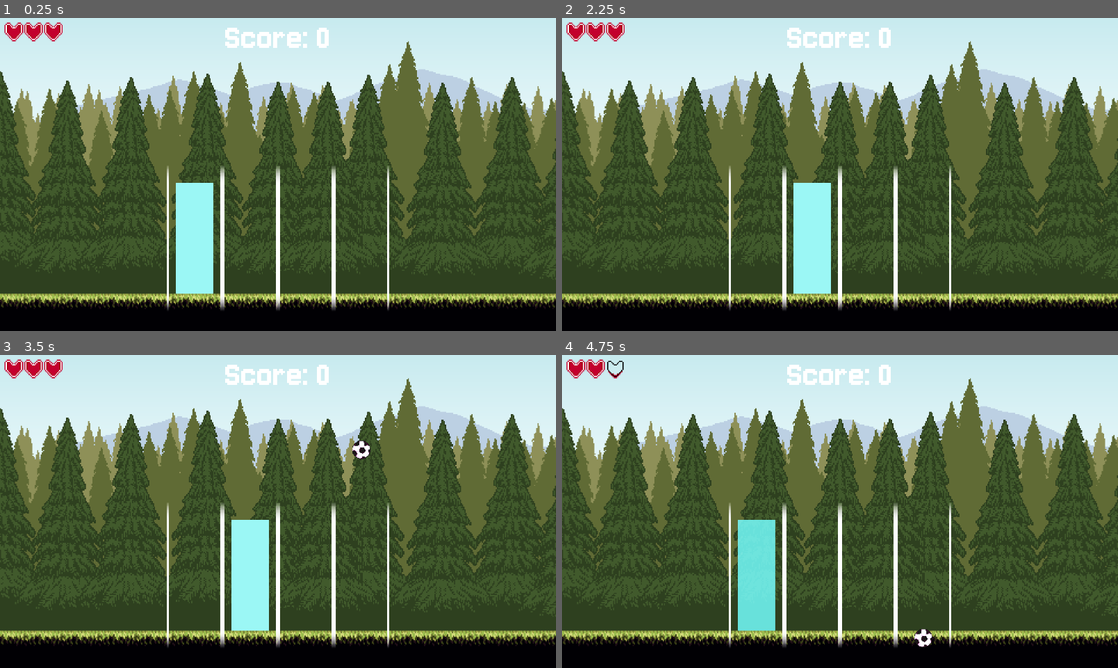
Above: before the commit, frames 1-4 (two rows, left to right).
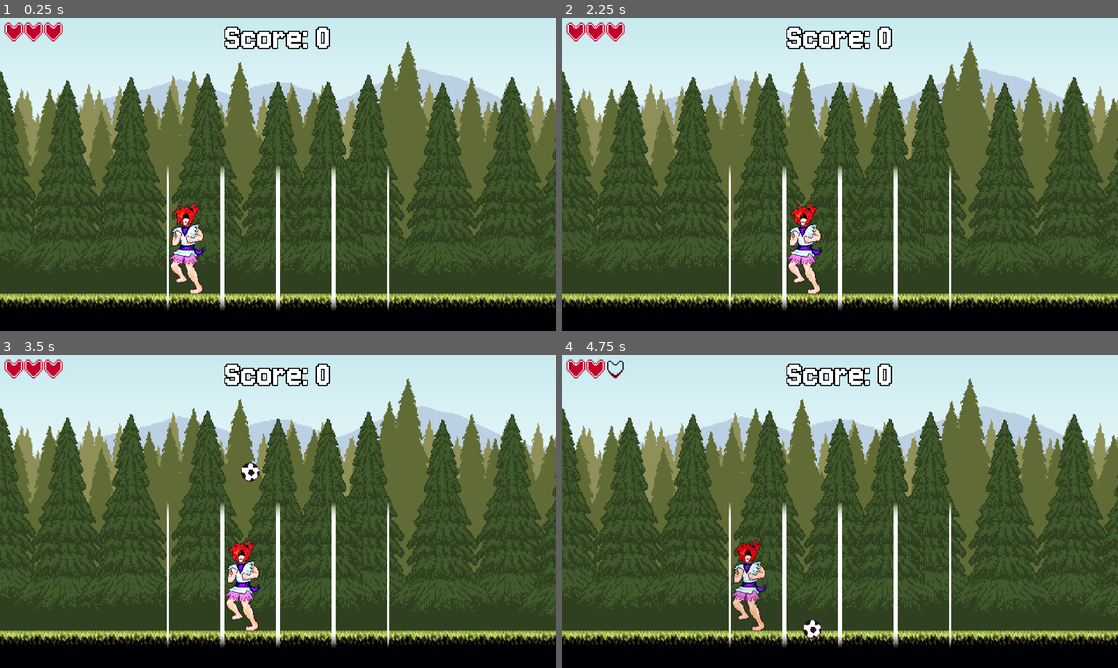
Above: after the commit, the same moments.

Repository: Slicer001/soccer-juggling
Game: Godot game, scene res://juggling_screen/juggling_screen.tscn
The game is run twice, just before and just after one commit, with the same random seed, the same clock (stepped at 60 frames per second) and the same inputs.
Inputs:
- Up to frame 1 (0.25 s): no input
- Up to frame 2 (2.25 s): tap Enter at 0.5, 2 s; hold Right (ui_right) 0.53-1.28 s; tap Space at 1.25 s; hold Left (ui_left) 1.28-2.03 s; hold Right (ui_right) from 2.03 s (still down)
- Up to frame 3 (3.5 s): release Right (ui_right) at 2.78 s; hold Up (ui_up) from 2.78 s (still down)
- Up to frame 4 (4.75 s): release Up (ui_up) at 3.53 s; hold Left (ui_left) from 3.53 s (still down)

The runs differ from the first frame. In frame 1, 2.9% of the frame differs, in the area x 30-60%, y 2-89%; in frame 2, 2.9%; in frame 3, 3.2%; in frame 4, 3.2%, in the area x 30-67%, y 2-94%.

Commit message:
added lanes and new ball types

Diff:
--- a/juggling_screen/ball.gd
+++ b/juggling_screen/ball.gd
@@ -1,7 +1,7 @@
 extends Node2D
 class_name Ball
 
-const GRAVITY := Vector2(0, 9.8)
+const GRAVITY := Vector2(0, 5.0) # Vector2(0, 9.8)
 const WARNING_THRESHOLD := 5
 
 @onready var area_2d: Area2D = $Area2D
@@ -16,7 +16,7 @@
 var moving := true
 var velocity := Vector2.ZERO
 
-var active_lane = 0
+var active_lane = 0 : set = set_active_lane
 
 # Called when the node enters the scene tree for the first time.
 func _ready() -> void:
@@ -25,8 +25,6 @@
 func setup(_juggling_2d: Juggling2D, _active_lane: int) -> void:
 	self.juggling_2d = _juggling_2d
 	self.active_lane = _active_lane
-	self.global_position = Vector2(juggling_2d.get_lane_global_position(active_lane).x, 256.0)
-
 
 # Called every frame. 'delta' is the elapsed time since the previous frame.
 func _physics_process(delta: float) -> void:
@@ -40,6 +38,7 @@
 		warning.show()
 	else:
 		warning.hide()
+
 
 
 func strike(player: Player, striking_force: float) -> void:
@@ -71,13 +70,19 @@
 func take_hit(_player: Player, striking_force: float) -> void:
 	self.velocity = Vector2(0, striking_force * -1)
 
+
+
 func get_points(striking_force: float) -> int:
 	var accuracy = 1.0 - (abs(striking_force - 14.5) / 14.5)
 	#if close enough, give full score
 	if abs(accuracy - 1.0) < 0.05:
 		accuracy = 1.0
-	print(accuracy)
 	return int(accuracy * score_value)
+
+func set_active_lane(value: int) -> void:
+	active_lane = value
+	self.global_position = Vector2(juggling_2d.get_lane_global_position(active_lane).x, 256.0)
+
 
 
 func _on_area_entered(area: Area2D) -> void:
--- /dev/null
+++ b/juggling_screen/balls/stall_ball.gd
@@ -0,0 +1,15 @@
+extends Ball
+class_name StallBall
+
+# Called when the node enters the scene tree for the first time.
+func _ready() -> void:
+	remaining_strikes = 5
+	score_value = 500
+
+
+func take_hit(_player: Player, _striking_force: float) -> void:
+	#if remaining_strikes is even, don't teleport ball
+	self.velocity = Vector2.UP * 5
+	if remaining_strikes % 2 == 1:
+		#teleport ball
+		self.active_lane = randi_range(0, juggling_2d.lanes.size()-1)
--- /dev/null
+++ b/juggling_screen/balls/stall_ball.tscn
@@ -0,0 +1,11 @@
+[gd_scene load_steps=4 format=3 uid="uid://crpcvvsw1iyfs"]
+
+[ext_resource type="PackedScene" uid="uid://dbg6ayu22n5tt" path="res://juggling_screen/ball.tscn" id="1_8s4gg"]
+[ext_resource type="Script" uid="uid://wjn6sdvicavc" path="res://juggling_screen/balls/stall_ball.gd" id="2_1dric"]
+[ext_resource type="Texture2D" uid="uid://dyrs5bpj5vjqc" path="res://sprites/balls/ball_yellow.png" id="3_aq0q1"]
+
+[node name="StallBall" instance=ExtResource("1_8s4gg")]
+script = ExtResource("2_1dric")
+
+[node name="Sprite2D" parent="." index="2"]
+texture = ExtResource("3_aq0q1")
--- /dev/null
+++ b/juggling_screen/balls/strong_ball.gd
@@ -0,0 +1,12 @@
+extends Ball
+
+
+# Called when the node enters the scene tree for the first time.
+func _ready() -> void:
+	remaining_strikes = 4
+	score_value = 400
+
+
+# Called every frame. 'delta' is the elapsed time since the previous frame.
+func _process(_delta: float) -> void:
+	pass
--- /dev/null
+++ b/juggling_screen/balls/strong_ball.tscn
@@ -0,0 +1,11 @@
+[gd_scene load_steps=4 format=3 uid="uid://dh4c1qk7o53tg"]
+
+[ext_resource type="PackedScene" uid="uid://dbg6ayu22n5tt" path="res://juggling_screen/ball.tscn" id="1_qlno7"]
+[ext_resource type="Script" uid="uid://xniv6lfyjqph" path="res://juggling_screen/balls/strong_ball.gd" id="2_6qrqs"]
+[ext_resource type="Texture2D" uid="uid://bwtwqdcvvv6gd" path="res://sprites/balls/ball_pink.png" id="2_jua0j"]
+
+[node name="StrongBall" instance=ExtResource("1_qlno7")]
+script = ExtResource("2_6qrqs")
+
+[node name="Sprite2D" parent="." index="2"]
+texture = ExtResource("2_jua0j")
--- a/juggling_screen/balls/teleport_ball.gd
+++ b/juggling_screen/balls/teleport_ball.gd
@@ -12,4 +12,4 @@
 	player.focused_ball = null
 	#teleport ball
 	self.velocity = Vector2.UP * 5
-	self.position = Vector2((1920 * 0.5)*randf() + 1920*0.25, 256.0)
+	self.active_lane = randi_range(0, juggling_2d.lanes.size()-1)
--- a/juggling_screen/balls/teleport_ball.tscn
+++ b/juggling_screen/balls/teleport_ball.tscn
@@ -8,5 +8,4 @@
 script = ExtResource("2_d3orm")
 
 [node name="Sprite2D" parent="." index="2"]
-self_modulate = Color(3.1025653, 2.1533728, 3.9174905, 1)
 texture = ExtResource("3_1ej2q")
--- a/juggling_screen/juggling_2d.gd
+++ b/juggling_screen/juggling_2d.gd
@@ -4,7 +4,8 @@
 const BALL = preload("uid://dbg6ayu22n5tt")
 const HARD_BALL = preload("uid://dyu8opqkhoqx0")
 const TELEPORT_BALL = preload("uid://bqqs4077a8wyd")
-
+const STRONG_BALL = preload("uid://dh4c1qk7o53tg")
+const STALL_BALL = preload("uid://crpcvvsw1iyfs")
 
 @onready var hud: HUD = $"../HUD"
 @onready var player: Player = $Player
@@ -18,7 +19,7 @@
 var streak := 0
 var balls := []
 
-var ball_timer_length := 3.0 #seconds between ball spawns
+var ball_timer_length := 2.5 #seconds between ball spawns
 var ball_timer: float = ball_timer_length
 
 func _ready() -> void:
@@ -28,7 +29,8 @@
 	ball_timer -= delta * physics_speed
 	if ball_timer <= 0:
 		add_ball()
-		ball_timer = ball_timer_length * pow(0.95, streak)
+		ball_timer = ball_timer_length * pow(0.99, streak)
+		print(ball_timer)
 
 # Starts a game.
 func start_game() -> void:
@@ -38,10 +40,14 @@
 func add_ball() -> void:
 	#choose ball type
 	var ball_type = BALL
-	if randf() < 0.25:
+	if randf() < 0.01 * number_of_strikes and number_of_strikes >= 10:
 		ball_type = HARD_BALL
-	if randf() < 0.1:
+	if randf() < 0.005 * number_of_strikes and number_of_strikes >= 20:
 		ball_type = TELEPORT_BALL
+	if randf() < 0.003 * number_of_strikes and number_of_strikes >= 30:
+		ball_type = STRONG_BALL
+	if randf() < 0.0025 * number_of_strikes and number_of_strikes >= 40:
+		ball_type = STALL_BALL
 	#create ball with random lane
 	var lane = randi_range(0, lanes.size()-1)
 	var new_ball = ball_type.instantiate()
@@ -82,7 +88,6 @@
 
 func get_next_ball_right(current_position: Vector2) -> Ball:
 	var result = null
-	print(balls)
 	for ball in balls:
 		if ball.global_position.x > current_position.x:
 			if result and ball.global_position.x > result.global_position.x:
@@ -92,7 +97,6 @@
 
 func get_next_ball_left(current_position: Vector2) -> Ball:
 	var result = null
-	print(balls)
 	for ball in balls:
 		if ball.global_position.x < current_position.x:
 			if result and ball.global_position.x < result.global_position.x:
@@ -113,3 +117,14 @@
 
 func get_next_lane(current_lane: int, direction: int) -> int:
 	return (current_lane + lanes.size() + direction) % lanes.size()
+
+func get_next_ball(lane: int) -> Ball:
+	var result = null
+	for ball: Ball in balls:
+		if ball.active_lane == lane:
+			if result:
+				if ball.position.y > result.position.y:
+					result = ball
+			else:
+				result = ball
+	return result
--- a/juggling_screen/juggling_screen.tscn
+++ b/juggling_screen/juggling_screen.tscn
@@ -16,6 +16,7 @@
 [ext_resource type="Texture2D" uid="uid://by0nw4l6k8578" path="res://sprites/ui/lane.png" id="10_mdcjv"]
 [ext_resource type="Texture2D" uid="uid://bxt5d6ehypdfp" path="res://sprites/strike_marker.png" id="11_u0x2w"]
 [ext_resource type="Texture2D" uid="uid://djwkestb1fkoo" path="res://sprites/ui/Arrow_Up_Key_Dark.png" id="14_lukk6"]
+[ext_resource type="Texture2D" uid="uid://5rjr13bb3jn1" path="res://sprites/player/player_spritesheet.png" id="16_8tn16"]
 [ext_resource type="Script" uid="uid://dwons01prkgdm" path="res://juggling_screen/hud.gd" id="16_vqhe1"]
 [ext_resource type="Texture2D" uid="uid://bknck7l6ciwpb" path="res://sprites/ui/heart.png" id="17_lukk6"]
 
@@ -24,17 +25,61 @@
 
 [sub_resource type="RectangleShape2D" id="RectangleShape2D_wmf2d"]
 size = Vector2(32, 96)
+
+[sub_resource type="AtlasTexture" id="AtlasTexture_vlbxp"]
+atlas = ExtResource("16_8tn16")
+region = Rect2(0, 0, 109, 157)
+
+[sub_resource type="AtlasTexture" id="AtlasTexture_jnpes"]
+atlas = ExtResource("16_8tn16")
+region = Rect2(0, 0, 109, 157)
+
+[sub_resource type="AtlasTexture" id="AtlasTexture_i31tj"]
+atlas = ExtResource("16_8tn16")
+region = Rect2(109, 0, 109, 157)
+
+[sub_resource type="AtlasTexture" id="AtlasTexture_no3jc"]
+atlas = ExtResource("16_8tn16")
+region = Rect2(218, 0, 109, 157)
+
+[sub_resource type="SpriteFrames" id="SpriteFrames_mdcjv"]
+animations = [{
+"frames": [{
+"duration": 1.0,
+"texture": SubResource("AtlasTexture_vlbxp")
+}],
+"loop": true,
+"name": &"idle",
+"speed": 5.0
+}, {
+"frames": [{
+"duration": 1.0,
+"texture": SubResource("AtlasTexture_jnpes")
+}, {
+"duration": 1.0,
+"texture": SubResource("AtlasTexture_i31tj")
+}, {
+"duration": 1.0,
+"texture": SubResource("AtlasTexture_no3jc")
+}],
+"loop": true,
+"name": &"kick",
+"speed": 5.0
+}]
 
 [sub_resource type="Environment" id="Environment_vqhe1"]
 background_mode = 3
 tonemap_mode = 3
 glow_enabled = true
-glow_strength = 1.5
+glow_levels/2 = 10.0
+glow_strength = 1.3
+glow_blend_mode = 1
 adjustment_enabled = true
 
 [sub_resource type="Theme" id="Theme_fd8gr"]
 default_font = ExtResource("1_csx3m")
 default_font_size = 128
+Label/constants/outline_size = 16
 
 [node name="JugglingScreen" type="Node"]
 script = ExtResource("1_u0x2w")
@@ -113,6 +158,7 @@
 script = ExtResource("8_te0tn")
 
 [node name="Sprite2D" type="Sprite2D" parent="Juggling2D/Player"]
+visible = false
 texture = ExtResource("8_wmf2d")
 
 [node name="Area2D" type="Area2D" parent="Juggling2D/Player"]
@@ -137,6 +183,12 @@
 position = Vector2(0, -64)
 scale = Vector2(0.25, 0.25)
 texture = ExtResource("14_lukk6")
+
+[node name="AnimatedSprite2D" type="AnimatedSprite2D" parent="Juggling2D/Player"]
+position = Vector2(0, 9)
+scale = Vector2(0.5, 0.5)
+sprite_frames = SubResource("SpriteFrames_mdcjv")
+animation = &"idle"
 
 [node name="Camera2D" type="Camera2D" parent="Juggling2D"]
 anchor_mode = 0
@@ -166,6 +218,8 @@
 grow_horizontal = 2
 pivot_offset = Vector2(182, 69)
 text = "Score: 0"
+horizontal_alignment = 1
+vertical_alignment = 1
 
 [node name="HealthContainer" type="HBoxContainer" parent="HUD"]
 layout_mode = 0
--- a/juggling_screen/player.gd
+++ b/juggling_screen/player.gd
@@ -61,10 +61,8 @@
 		active_lane = juggling_2d.get_next_lane(active_lane, +1)
 		pass
 	#begin striking ball
-	if focused_ball and event.is_action_pressed("ui_up"):
-		if area_2d.overlaps_area(focused_ball.area_2d):
-			#self.begin_strike()
-			self.auto_strike()
+	if event.is_action_pressed("ui_up"):
+		self.auto_strike()
 	#activate strike
 	if event.is_action_released("ui_up"):
 		if focused_ball and striking:
@@ -108,22 +106,19 @@
 	juggling_2d.number_of_strikes += 1
 
 func auto_strike() -> void:
-	#first, stop tween
-	if striking_tween:
-		striking_tween.kill()
-		striking_tween = null
-	#resume speed
 	var juggling_2d = self.get_parent()
-	juggling_2d.set_physics_speed(1.0)
-	#hide strike
+	#hide strike button hint
 	strike_hint.hide()
-	strike_qte.hide()
 	#see how good the strike was
 	var striking_force = 14.5
-	#use strike to determing force
-	focused_ball.strike(self, striking_force)
-	#no longer striking
-	striking = false
+	#use the active lane to see which ball you strike
+	var ball: Ball = juggling_2d.get_next_ball(active_lane)
+	#if there is no ball, the character is stunned for a second
+	if not ball or not self.area_2d.overlaps_area(ball.area_2d):
+		#TODO: add character stun
+		return
+	#strike the ball
+	ball.strike(self, striking_force)
 	#increase strike count
 	juggling_2d.number_of_strikes += 1
 
Not shown, added: juggling_screen/balls/stall_ball.gd.uid
Not shown, added: juggling_screen/balls/strong_ball.gd.uid
Not shown: 1 places in juggling_screen/juggling_screen.tscn that only renumber resources
